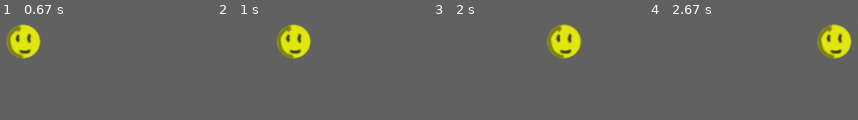
Above: before the commit, frames 1-4 (left to right).
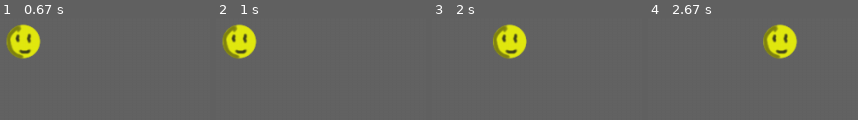
Above: after the commit, the same moments.

Repository: gmclapp/Personal_library
Game: pygame game, started from Game/main.py
Same seed, same stepped clock (60 frames per second), same inputs: the game is played once before the commit and once after it.
Inputs:
- Up to frame 1 (0.67 s): tap Enter at 0.33 s
- Up to frame 2 (1 s): hold D from 0.67 s (still down)
- Up to frame 3 (2 s): release D at 1.13 s; hold Enter from 1.77 s (still down); hold D from 1.77 s (still down)
- Up to frame 4 (2.67 s): release Enter at 2.23 s; release D at 2.23 s; hold D from 2.32 s (still down)

Frame 1 is identical in both runs. In frame 2, 8.6% of the frame differs, in the area x 2-46%, y 5-41%; in frame 3, 8.7%, in the area x 29-71%, y 5-41%; in frame 4, 8.6%.

Commit message:
Enable cheat code input
- Add ability to enter "cheat codes" by pressing enter.

Diff:
--- a/Game/main.py
+++ b/Game/main.py
@@ -28,6 +28,7 @@
         self.actor_list = []
         self.scene_list = []
         self.tile_list = []
+        self.booleans = {"cheat_codes": False}
 
     def load(self):
         print("Loading tile data...")
@@ -63,7 +64,7 @@
 
 def game_main_loop(game_obj):
     game_quit = False
-    cheat_codes = False
+    text = ''
     fpsClock = pygame.time.Clock()
 
     while not game_quit:
@@ -73,7 +74,17 @@
             if event.type == pygame.QUIT:
                 game_quit = True
 
-            if event.type == pygame.KEYDOWN:
+            if event.type == pygame.KEYDOWN and game_obj.booleans["cheat_codes"]:
+                if event.key == pygame.K_RETURN:
+                    print(text)
+                    text = ''
+                    game_obj.booleans["cheat_codes"] = not game_obj.booleans["cheat_codes"]
+                elif event.key == pygame.K_BACKSPACE:
+                    text = text[:-1]
+                else:
+                    text += event.unicode
+
+            elif event.type == pygame.KEYDOWN and not game_obj.booleans["cheat_codes"]:
                 if event.key == pygame.K_w:
                     game_obj.actor_list[0].move(0,-1)
                 if event.key == pygame.K_a:
@@ -82,6 +93,8 @@
                     game_obj.actor_list[0].move(0,1)
                 if event.key == pygame.K_d:
                     game_obj.actor_list[0].move(1,0)
+                if event.key == pygame.K_RETURN:
+                    game_obj.booleans["cheat_codes"] = not game_obj.booleans["cheat_codes"]
 
         draw_game(game_obj)
         fpsClock.tick(60)
